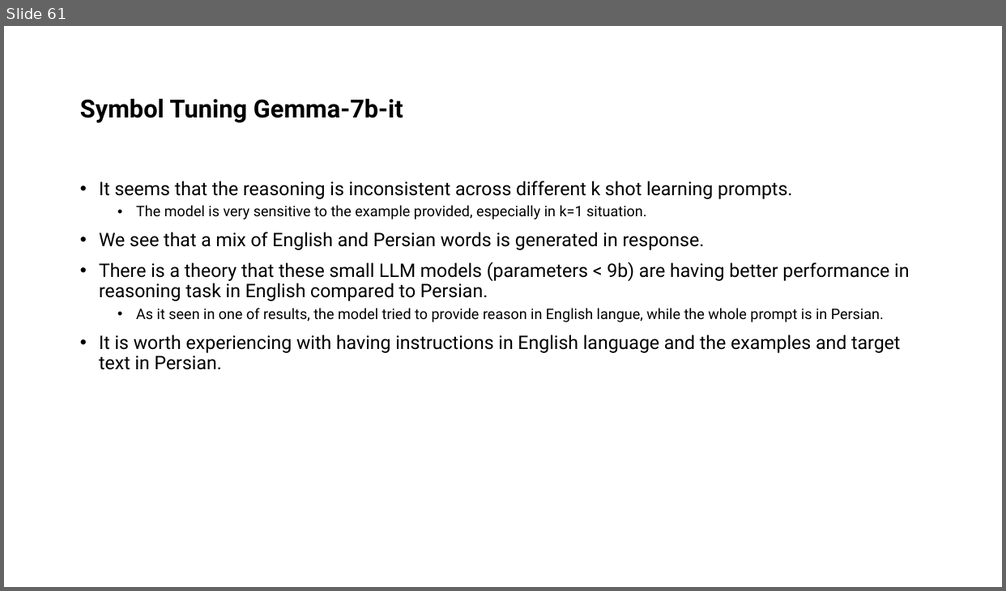
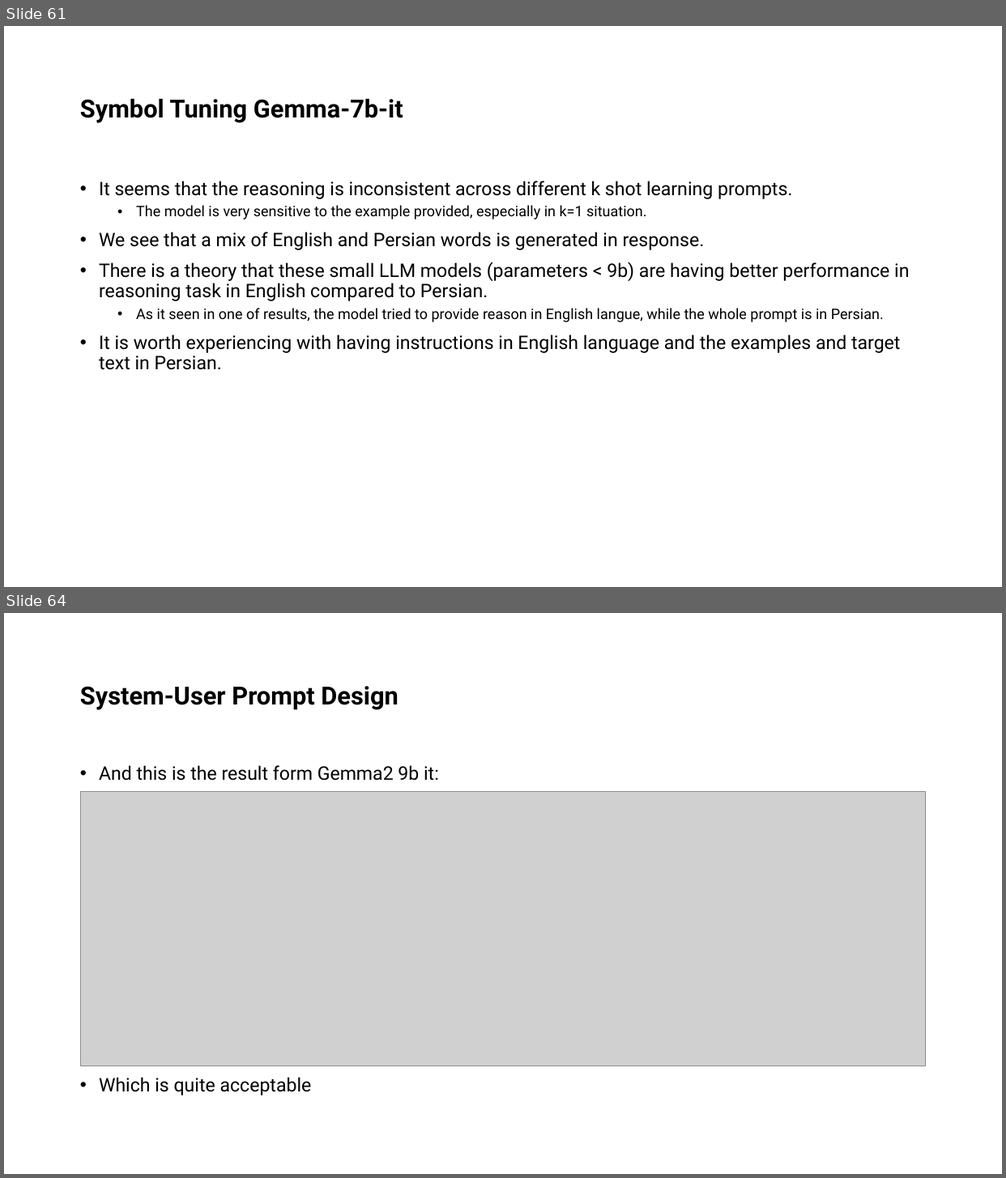
Before and after one commit to ShayanSalehi81/BachelorProject, a slide deck: Slides/Symbol Tuning.pptx. Shown one above the other, each under a label of ours: slide 61 before the commit, slides 61 and 64 after it; the slides between them are not shown. The pictures are 1006x591 and 1006x1178 pixels, drawn with LibreOffice and Linux fonts; fonts in the diff are those of the drawing; grey boxes stand for pictures. Boxes give left, top, right and bottom in pixels: in the first picture for what was removed or moved away, otherwise in the second. Text is boxed around its words. In the diff, an @@ line names an element or a change of style, - is before the commit and + after.

Commit message:
Add System-User Prompt & Result

```diff
--- a/Slides/Symbol Tuning.pptx
+++ b/Slides/Symbol Tuning.pptx
@@ slide 64 added at (x1=4, y1=613, x2=1002, y2=1174), background #FFFFFF @@
@@ title added at (x1=80, y1=686, x2=398, y2=710), 24 pt, text #000000, bold @@
+System-User Prompt Design
@@ text added at (x1=99, y1=765, x2=439, y2=1096), 18 pt, text #000000 @@
+• And this is the result form Gemma2 9b it:
+• Which is quite acceptable
@@ picture added at (x1=80, y1=791, x2=926, y2=1066) @@
```
Also in this commit, not shown: 5 other slides added, 5 other files.
